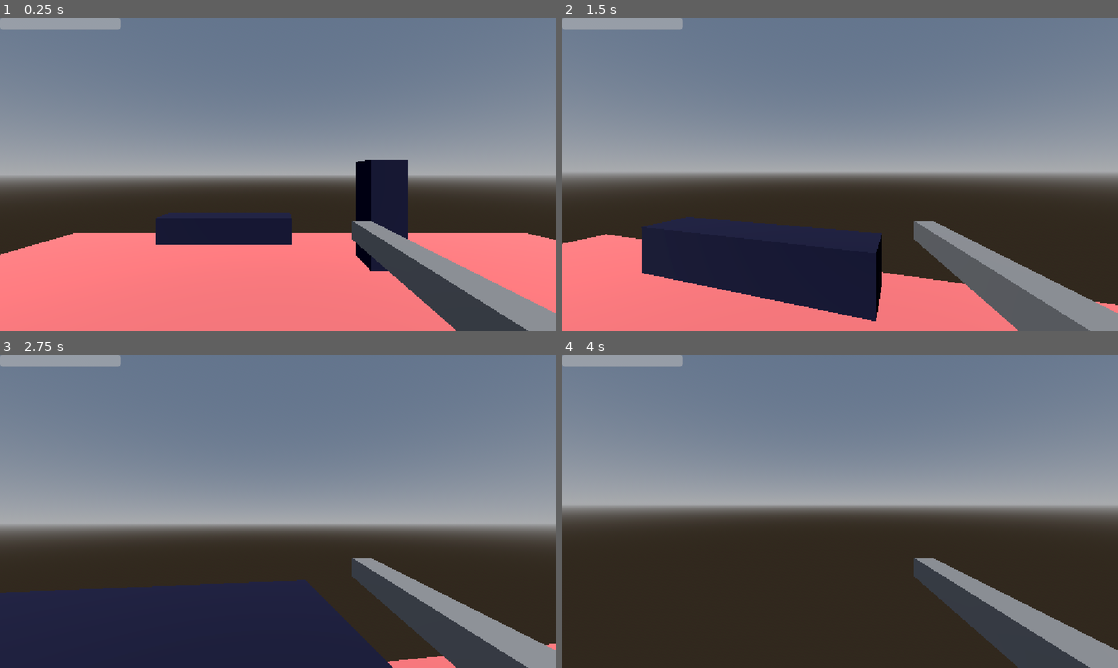
Above: before the commit, frames 1-4 (two rows, left to right).
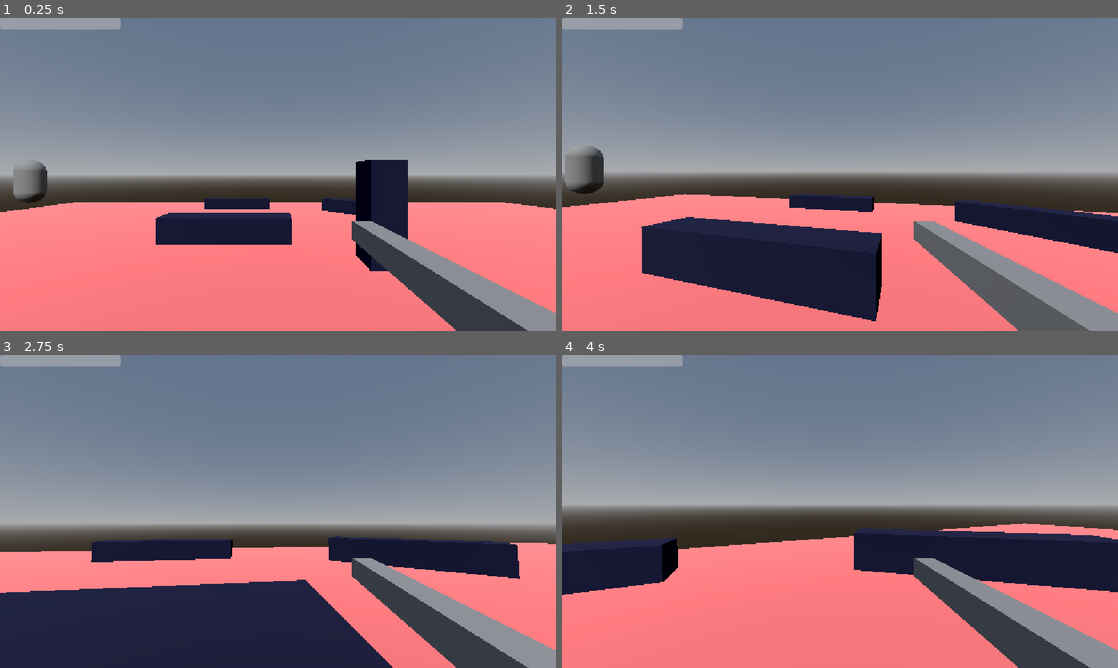
Above: after the commit, the same moments.

Repository: ZionChik5000/the-phoenix-relic
Game: Godot game, scene res://Scenes/Level/Level.tscn
The game is run twice, just before and just after one commit, with the same random seed, the same clock (stepped at 60 frames per second) and the same inputs.
Inputs (mouse positions are in pixels of both pictures, inside the frame that each line leads up to):
- Up to frame 1 (0.25 s): no input
- Up to frame 2 (1.5 s): move the mouse to (867, 174) at 0.52 s; press the mouse at (867, 174) at 0.53 s; hold W (move_up) from 0.53 s (still down); tap Space (jump) at 0.77 s; tap E (interact) at 0.8, 1.35 s; move the mouse to (812, 174) at 1.27 s; release the mouse at (812, 174) at 1.28 s
- Up to frame 3 (2.75 s): keep holding W (move_up); tap Space (jump) at 1.52 s; click (250, 511) at 1.55 s; move the mouse to (289, 505) at 2.02 s; press the mouse at (289, 505) at 2.03 s; tap E (interact) at 2.3 s
- Up to frame 4 (4 s): keep holding W (move_up); tap Enter at 2.75 s; move the mouse to (834, 517) at 2.77 s; release the mouse at (834, 517) at 2.78 s; tap E (interact) at 2.85, 3.8 s; tap Space (jump) at 3.02, 3.77 s; click (834, 517) at 3.05 s; move the mouse to (878, 514) at 3.52 s; press the mouse at (878, 514) at 3.53 s

The runs differ from the first frame. In frame 1, 8.3% of the frame differs, in the area x 0-100%, y 45-76%; in frame 2, 15%; in frame 3, 18%; in frame 4, 37%, in the area x 0-100%, y 53-100%.
Error before the commit: Cannot call method 'add_exception' on a null value. (res://Scripts/Player/player.gd:29)

Commit message:
Expanded map + fixed raycast node names

Diff:
--- a/Scenes/Enemy/Enemy.tscn
+++ b/Scenes/Enemy/Enemy.tscn
@@ -2,7 +2,17 @@
 
 [ext_resource type="Script" uid="uid://b7t4ffu3ysji0" path="res://Scripts/Components/health_component.gd" id="1_i1u57"]
 
-[node name="CharacterBody3D" type="CharacterBody3D" unique_id=277843308]
+[sub_resource type="CapsuleMesh" id="CapsuleMesh_g4v7s"]
+
+[sub_resource type="CapsuleShape3D" id="CapsuleShape3D_g4v7s"]
+
+[node name="Enemy" type="CharacterBody3D" unique_id=277843308]
+
+[node name="MeshInstance3D" type="MeshInstance3D" parent="." unique_id=383603827]
+mesh = SubResource("CapsuleMesh_g4v7s")
+
+[node name="CollisionShape3D" type="CollisionShape3D" parent="." unique_id=345453398]
+shape = SubResource("CapsuleShape3D_g4v7s")
 
 [node name="HealthComponent" type="Node" parent="." unique_id=2054910670]
 script = ExtResource("1_i1u57")
--- a/Scenes/Level/Level.tscn
+++ b/Scenes/Level/Level.tscn
@@ -3,6 +3,7 @@
 [ext_resource type="PackedScene" uid="uid://ilapscbl5l4s" path="res://Scenes/Player.tscn" id="1_3hkb6"]
 [ext_resource type="Script" uid="uid://dpuetyjmdm3dm" path="res://Scripts/Level/level.gd" id="1_4dwx7"]
 [ext_resource type="Script" uid="uid://ocan1d8qtp16" path="res://Scripts/Testing/raycast_interact_test.gd" id="2_4dwx7"]
+[ext_resource type="PackedScene" uid="uid://kako0m7tqxuh" path="res://Scenes/Enemy/Enemy.tscn" id="4_k2uda"]
 [ext_resource type="PackedScene" uid="uid://bu17jbdbr8al1" path="res://Scenes/GUI/UI.tscn" id="4_qp1lj"]
 
 [sub_resource type="ProceduralSkyMaterial" id="ProceduralSkyMaterial_p8rbg"]
@@ -17,11 +18,11 @@
 sky = SubResource("Sky_qtv3y")
 glow_enabled = true
 
+[sub_resource type="StandardMaterial3D" id="StandardMaterial3D_g4v7s"]
+albedo_color = Color(1, 0.45999998, 0.45999998, 1)
+
 [sub_resource type="StandardMaterial3D" id="StandardMaterial3D_p8rbg"]
 albedo_color = Color(0, 0.02216669, 0.19, 1)
-
-[sub_resource type="StandardMaterial3D" id="StandardMaterial3D_g4v7s"]
-albedo_color = Color(1, 0.45999998, 0.45999998, 1)
 
 [node name="Level" type="Node3D" unique_id=1687836735]
 script = ExtResource("1_4dwx7")
@@ -35,24 +36,57 @@
 [node name="Player" parent="." unique_id=1844230733 instance=ExtResource("1_3hkb6")]
 transform = Transform3D(1, 0, 0, 0, 1, 0, 0, 0, 1, 0, 4, 0)
 
-[node name="CSGBox3D" type="CSGBox3D" parent="." unique_id=1773228060]
+[node name="UI" parent="." unique_id=1772806694 instance=ExtResource("4_qp1lj")]
+
+[node name="Map" type="Node3D" parent="." unique_id=80659242]
+
+[node name="Plane" type="CSGBox3D" parent="Map" unique_id=740353291]
+transform = Transform3D(-1, 8.742278e-08, 0, -8.742278e-08, -1, 0, 0, 0, 1, 1, 1, 1)
+material_override = SubResource("StandardMaterial3D_g4v7s")
+use_collision = true
+size = Vector3(40, 1, 40)
+
+[node name="CSGBox3D" type="CSGBox3D" parent="Map" unique_id=1773228060]
 transform = Transform3D(1, 0, 0, 0, 1, 0, 0, 0, 1, -2, 2, -8)
 material_override = SubResource("StandardMaterial3D_p8rbg")
 use_collision = true
 size = Vector3(5, 1, 1)
 script = ExtResource("2_4dwx7")
 
-[node name="CSGBox3D2" type="CSGBox3D" parent="." unique_id=995373720]
+[node name="CSGBox3D2" type="CSGBox3D" parent="Map" unique_id=995373720]
 transform = Transform3D(-4.371139e-08, -1, 0, 1, -4.371139e-08, 0, 0, 0, 1, 3, 2.5, -6)
 material_override = SubResource("StandardMaterial3D_p8rbg")
 use_collision = true
 size = Vector3(4, 1, 1)
 script = ExtResource("2_4dwx7")
 
-[node name="CSGBox3D3" type="CSGBox3D" parent="." unique_id=740353291]
-transform = Transform3D(-1, 8.742278e-08, 0, -8.742278e-08, -1, 0, 0, 0, 1, 1, 1, 1)
-material_override = SubResource("StandardMaterial3D_g4v7s")
+[node name="CSGBox3D3" type="CSGBox3D" parent="Map" unique_id=968157388]
+transform = Transform3D(1, 0, 0, 0, 1, 0, 0, 0, 1, -3.1240215, 1.7281227, -16)
+material_override = SubResource("StandardMaterial3D_p8rbg")
 use_collision = true
-size = Vector3(20, 1, 20)
+size = Vector3(5, 1, 1)
+script = ExtResource("2_4dwx7")
 
-[node name="UI" parent="." unique_id=1772806694 instance=ExtResource("4_qp1lj")]
+[node name="CSGBox3D4" type="CSGBox3D" parent="Map" unique_id=494647432]
+transform = Transform3D(0.7700528, 0, -0.63798016, 0, 1, 0, 0.63798016, 0, 0.7700528, 5.3939123, 1.8639274, -13.371836)
+material_override = SubResource("StandardMaterial3D_p8rbg")
+use_collision = true
+size = Vector3(5, 1, 1)
+script = ExtResource("2_4dwx7")
+
+[node name="CSGBox3D5" type="CSGBox3D" parent="Map" unique_id=926766099]
+transform = Transform3D(-4.371139e-08, -1, 0, 1, -4.371139e-08, 0, 0, 0, 1, -13.435495, 2.5, -8.596458)
+material_override = SubResource("StandardMaterial3D_p8rbg")
+use_collision = true
+size = Vector3(4, 1, 1)
+script = ExtResource("2_4dwx7")
+
+[node name="CSGBox3D6" type="CSGBox3D" parent="Map" unique_id=2131452411]
+transform = Transform3D(-4.371139e-08, -1, 0, 1, -4.371139e-08, 0, 0, 0, 1, -14.099578, 2.5, -2.4609056)
+material_override = SubResource("StandardMaterial3D_p8rbg")
+use_collision = true
+size = Vector3(4, 1, 1)
+script = ExtResource("2_4dwx7")
+
+[node name="Enemy" parent="." unique_id=277843308 instance=ExtResource("4_k2uda")]
+transform = Transform3D(1, 0, 0, 0, 1, 0, 0, 0, 1, -11.683733, 3.774726, -9.633987)
--- a/Scenes/Player.tscn
+++ b/Scenes/Player.tscn
@@ -28,7 +28,10 @@
 transform = Transform3D(1, 0, 0, 0, 1, 0, 0, 0, 1, 0, 0.42235202, 0)
 current = true
 
-[node name="RayCast3D" type="RayCast3D" parent="Head/Camera3D" unique_id=899502778]
+[node name="InteractRayCast3D" type="RayCast3D" parent="Head/Camera3D" unique_id=899502778]
+target_position = Vector3(0, 0, -3)
+
+[node name="AttackRayCast3D" type="RayCast3D" parent="Head/Camera3D" unique_id=1506243824]
 target_position = Vector3(0, 0, -3)
 
 [node name="Hand" type="Node3D" parent="Head/Camera3D" unique_id=1266492985]
--- a/Scripts/Player/player.gd
+++ b/Scripts/Player/player.gd
@@ -10,11 +10,11 @@
 
 @onready var head: Node3D = $Head
 @onready var camera: Camera3D = $Head/Camera3D
-@onready var interact_ray: RayCast3D = $Head/Camera3D/RayCast3D
+@onready var interact_ray: RayCast3D = $Head/Camera3D/InteractRayCast3D
 @onready var health: HealthComponent = $HealthComponent
 
 @onready var weapon: Weapon = $Head/Camera3D/Hand/Weapon
-@onready var attack_ray: RayCast3D = $Head/Camera3D/AttackRay
+@onready var attack_ray: RayCast3D = $Head/Camera3D/AttackRayCast3D
 
 
 func _enter_tree() -> void:
